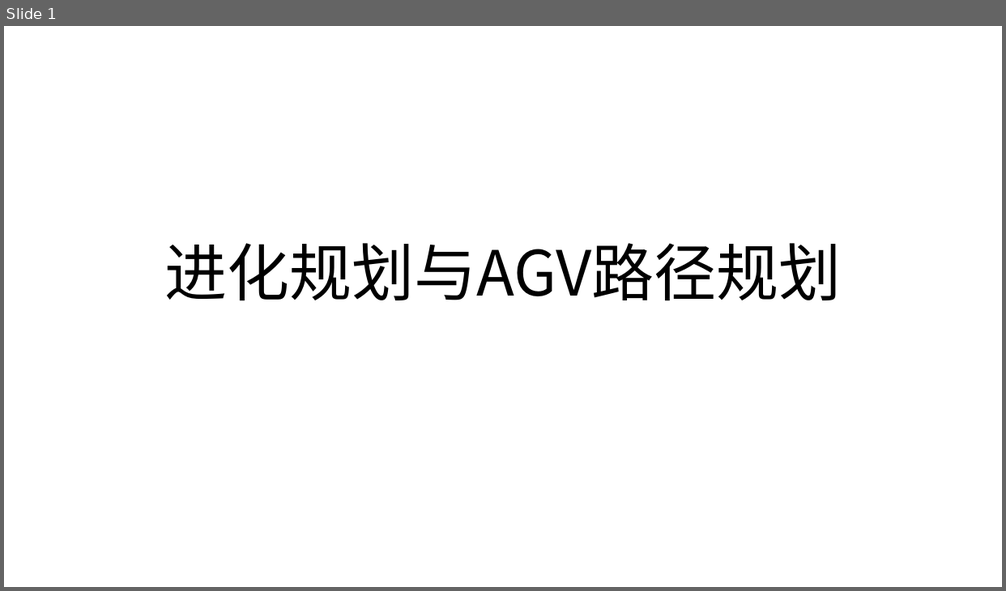
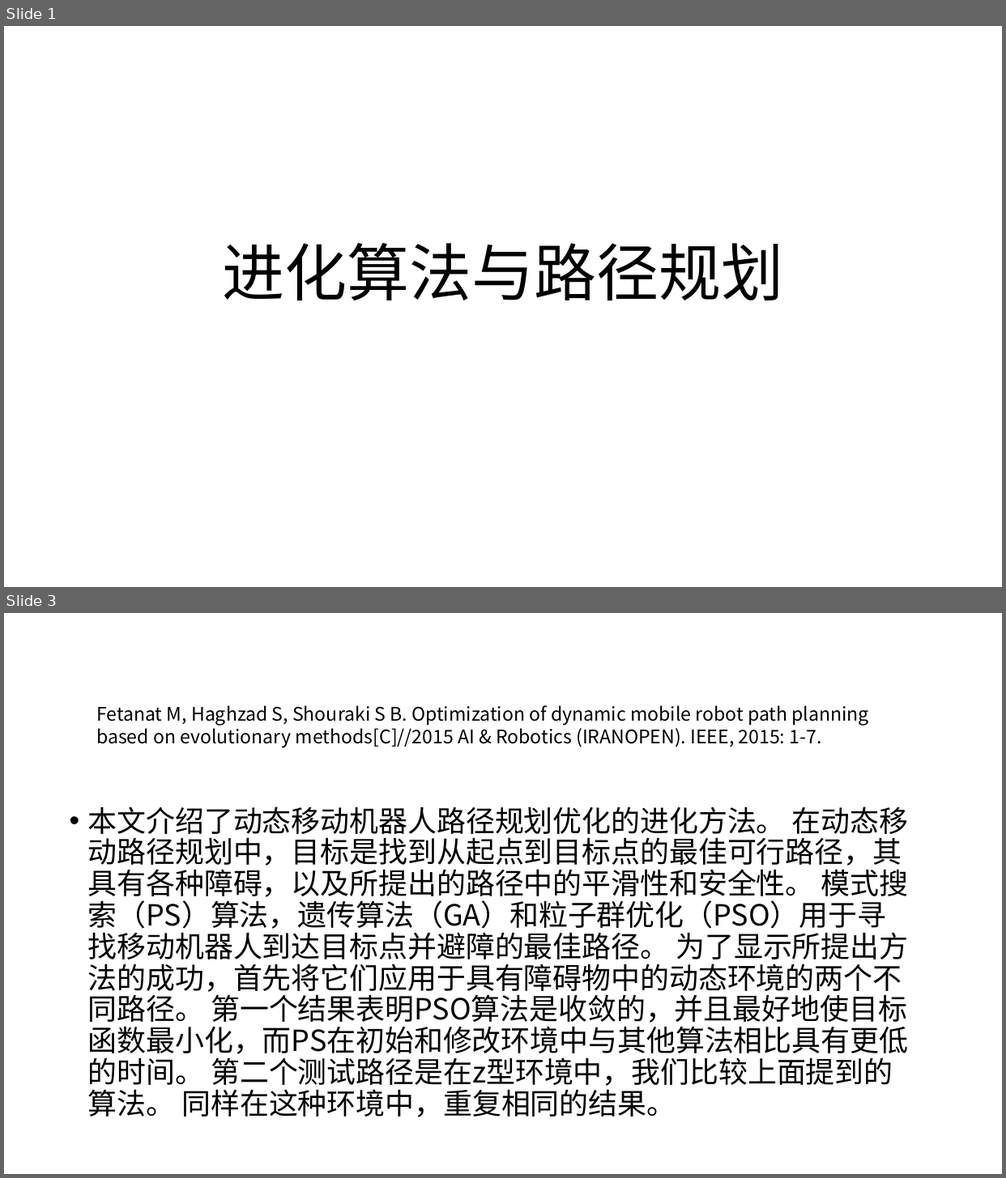
Before and after one commit to likaihz/EAS, a slide deck: likai/slides.pptx. Shown one above the other, each under a label of ours: slide 1 before the commit, slides 1 and 3 after it; the slides between them are not shown. The pictures are 1006x591 and 1006x1178 pixels, drawn with LibreOffice and Linux fonts; fonts in the diff are those of the drawing. Boxes give left, top, right and bottom in pixels: in the first picture for what was removed or moved away, otherwise in the second. Text is boxed around its words. In the diff, an @@ line names an element or a change of style, - is before the commit and + after.

```diff
--- a/likai/slides.pptx
+++ b/likai/slides.pptx
@@ slide 3 added at (4,613,1002,1174), background #FFFFFF @@
@@ text added at (96,705,869,747), 18 pt, text #000000 @@
+Fetanat M, Haghzad S, Shouraki S B. Optimization of dynamic mobile robot path planning based on evolutionary methods[C]//2015 AI & Robotics (IRANOPEN). IEEE, 2015: 1-7.
@@ text added at (88,807,909,1118), 28 pt, text #000000 @@
+• 本文介绍了动态移动机器人路径规划优化的进化方法。 在动态移动路径规划中，目标是找到从起点到目标点的最佳可行路径，其具有各种障碍，以及所提出的路径中的平滑性和安全性。 模式搜索（PS）算法，遗传算法（GA）和粒子群优化（PSO）用于寻找移动机器人到达目标点并避障的最佳路径。 为了显示所提出方法的成功，首先将它们应用于具有障碍物中的动态环境的两个不同路径。 第一个结果表明PSO算法是收敛的，并且最好地使目标函数最小化，而PS在初始和修改环境中与其他算法相比具有更低的时间。 第二个测试路径是在z型环境中，我们比较上面提到的算法。 同样在这种环境中，重复相同的结果。
@@ slide 1 changed as well @@
@@ title at (222,243,783,301): text changed @@
-进化规划与AGV路径规划
+进化算法与路径规划
```
Also in this commit, not shown: 1 other slide added, 3 other files.
